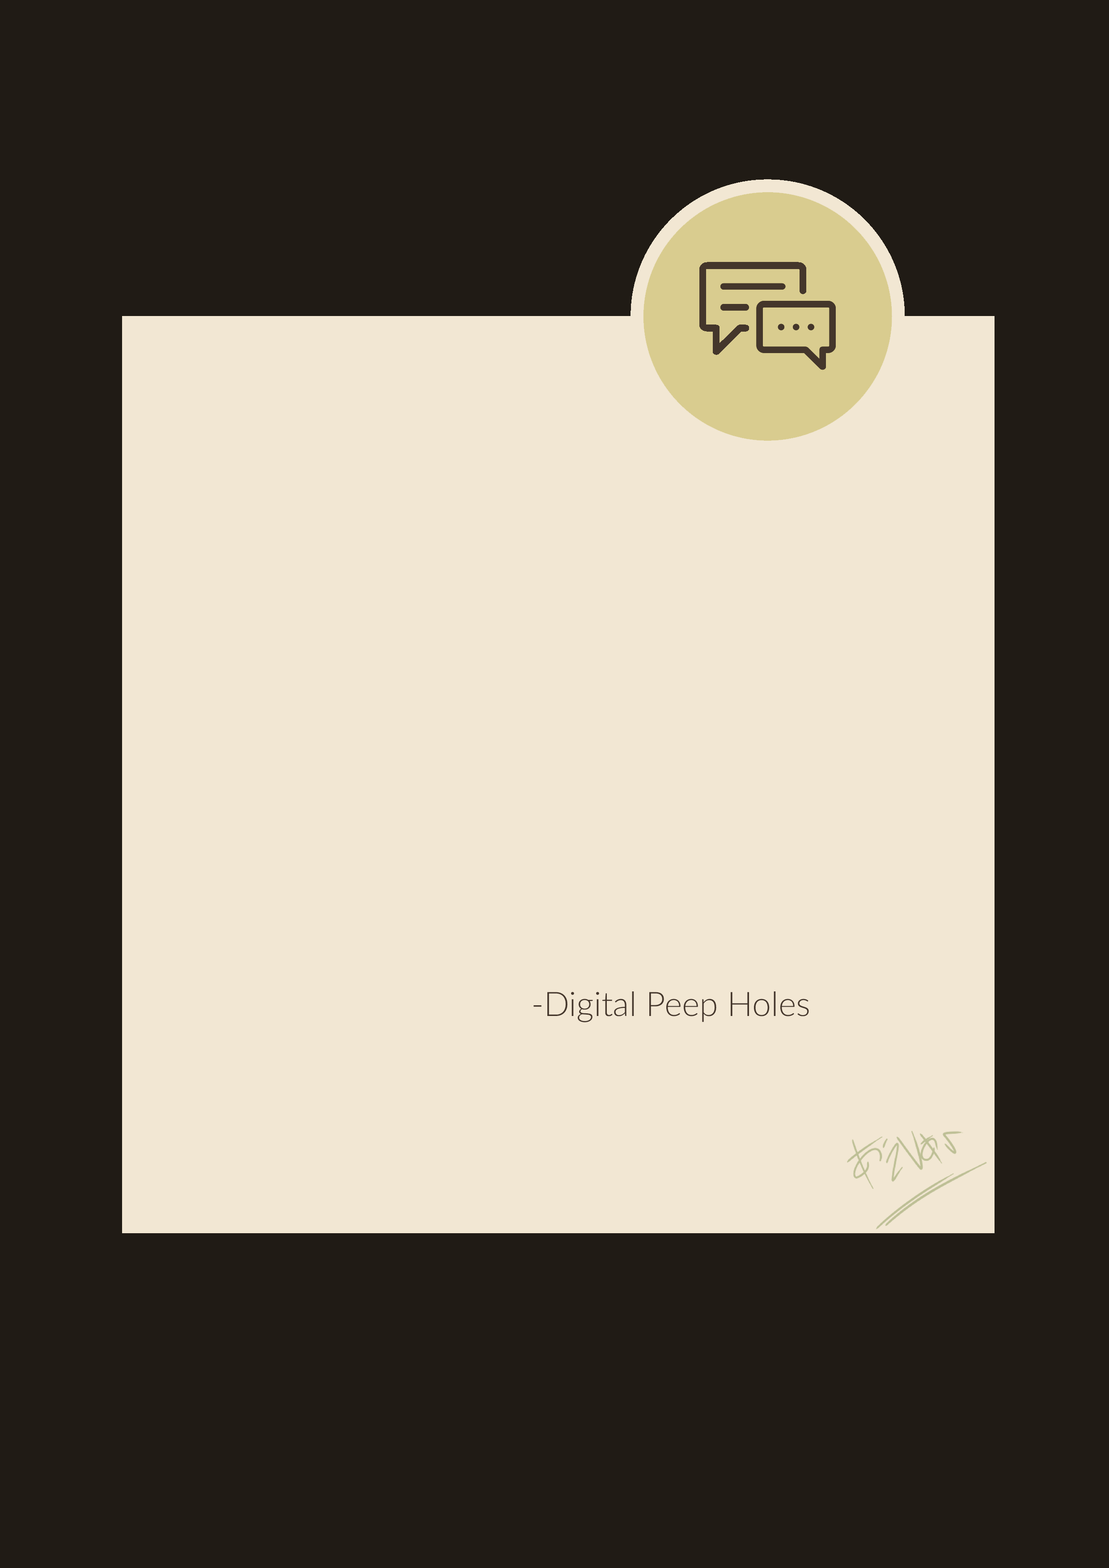
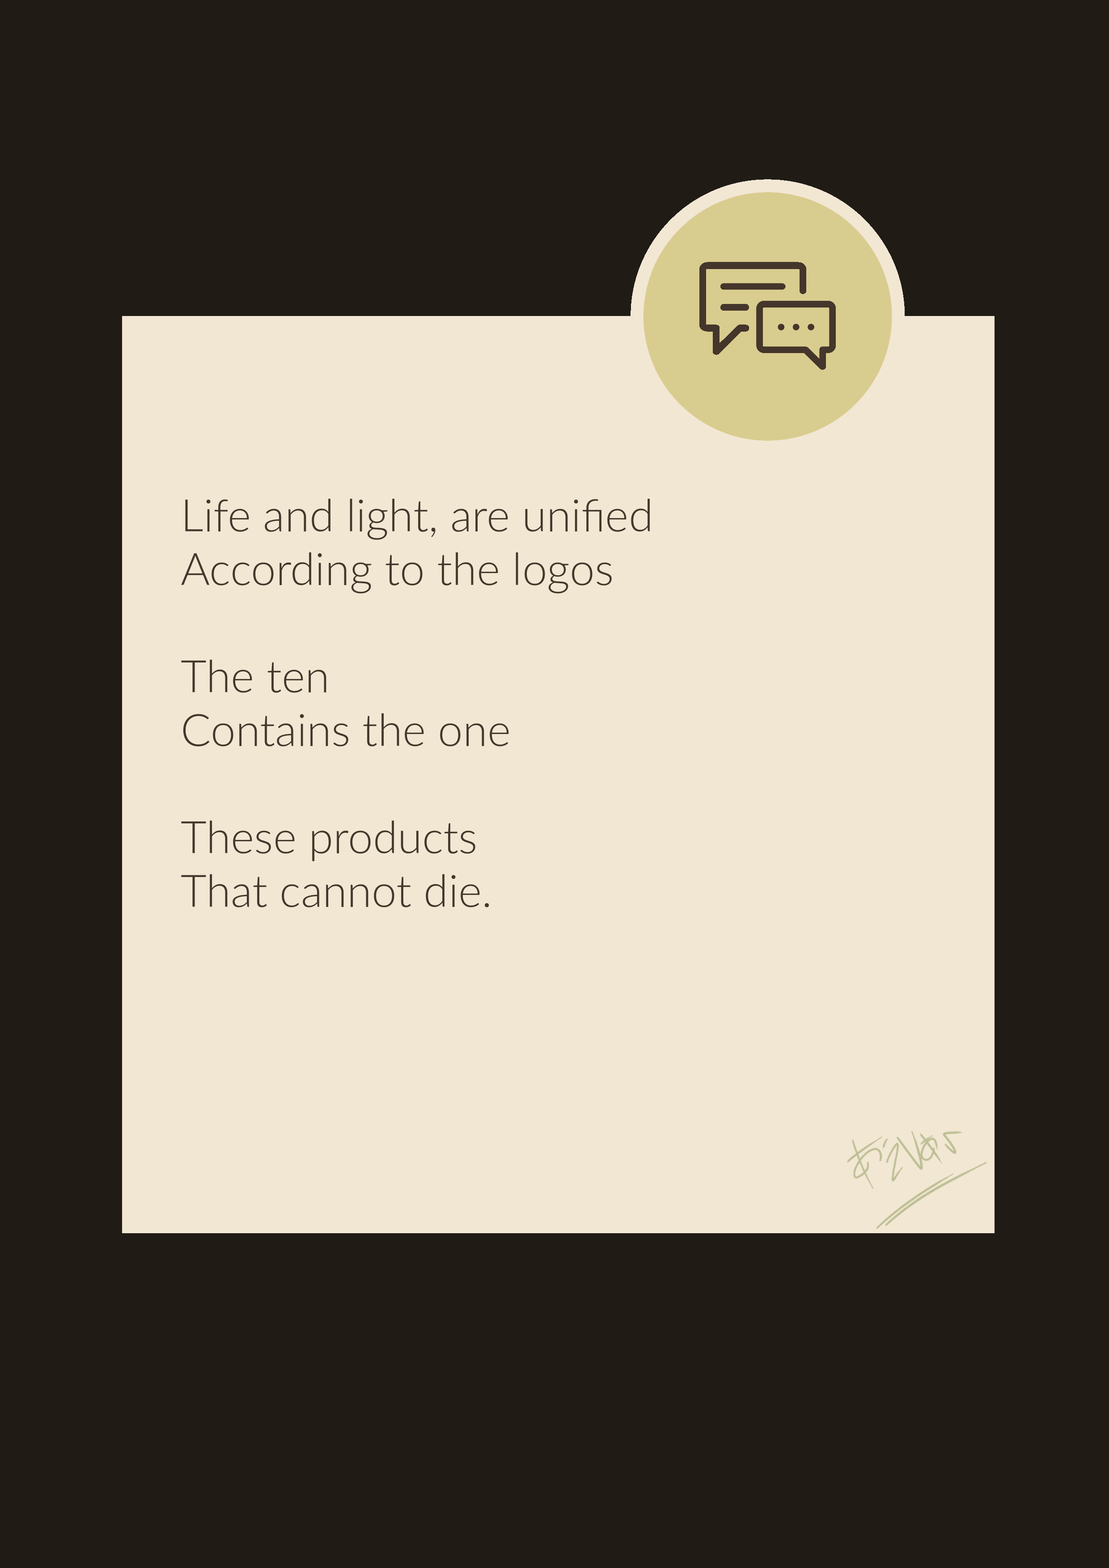
Comparing the layer stacks of the two 1109×1568 images. Changes:
hid "-Digital Peep Holes" over [533, 991, 809, 1023]
renamed "Each region of our digital civilization has Their own favorite" to "Life and light, are unified According to the logos The ten Co", showed it, painted on it over [181, 498, 650, 908]